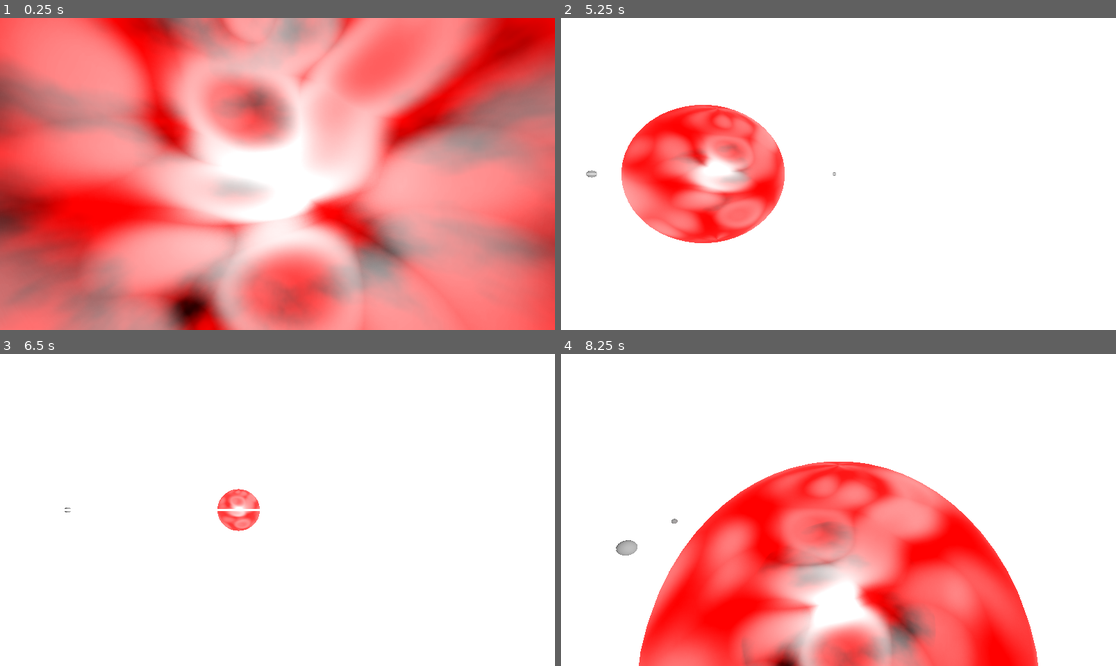
Above: before the commit, frames 1-4 (two rows, left to right).
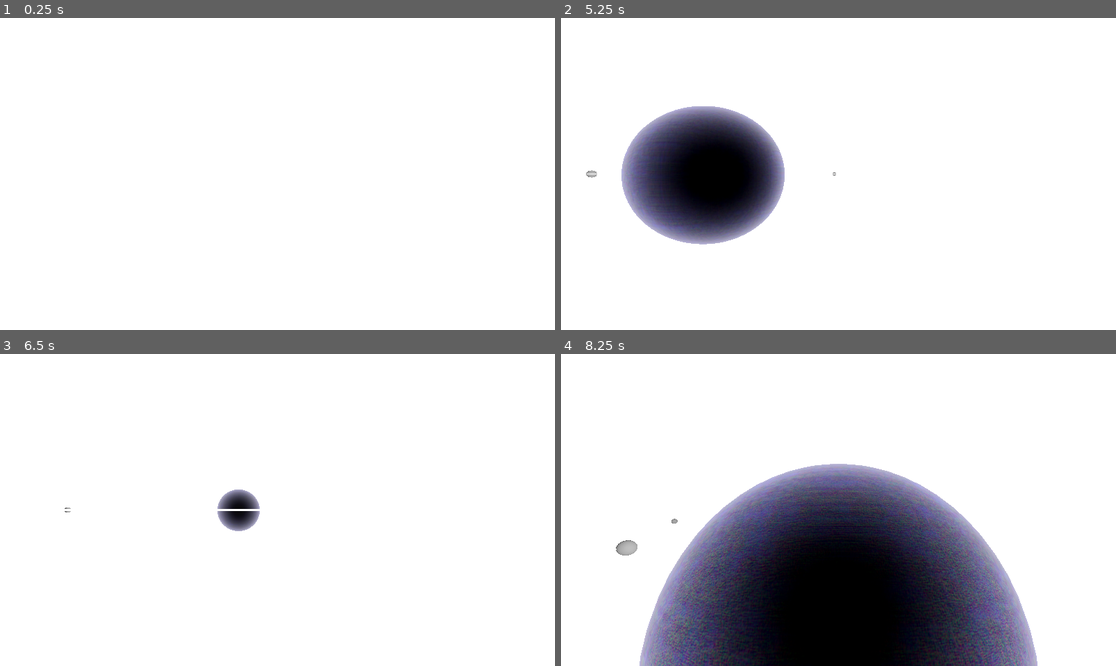
Above: after the commit, the same moments.

Repository: Pekersen/NFTL_Test_1.1
Game: Godot game, scene res://Main/main.tscn
The game is run twice, just before and just after one commit, with the same random seed, the same clock (stepped at 60 frames per second) and the same inputs.
Inputs (mouse positions are in pixels of both pictures, inside the frame that each line leads up to):
- Up to frame 1 (0.25 s): no input
- Up to frame 2 (5.25 s): tap Enter at 0.5 s; move the mouse to (960, 158) at 0.52 s; hold D (right) 0.53-1.25 s; hold 0 (camera_confine) 0.53-1.25 s; click (960, 158) at 0.67 s; drag from (727, 189) to (810, 236) at 1.27 s; move the mouse to (894, 105) at 2.02 s; hold D (right) 2.03-2.75 s; click (894, 105) at 2.1 s; drag from (810, 236) to (672, 127) at 2.77 s; move the mouse to (1005, 220) at 3.52 s; hold A (left) 3.53-4.25 s; tap Tab (return) at 3.6 s; drag from (672, 127) to (755, 96) at 4.27 s; move the mouse to (866, 174) at 5.02 s; hold S (back) from 5.03 s (still down); hold Shift (shift) from 5.03 s (still down); click (866, 174) at 5.17 s
- Up to frame 3 (6.5 s): release S (back) at 5.75 s; release Shift (shift) at 5.75 s; drag from (194, 432) to (166, 525) at 5.77 s
- Up to frame 4 (8.25 s): tap F (camera_reset) at 6.5, 8 s; move the mouse to (960, 494) at 6.52 s; hold W (forward) 6.53-7.25 s; hold Mouse wheel down (zoom_out) 6.53-7.25 s; drag from (727, 525) to (810, 572) at 7.27 s; move the mouse to (894, 441) at 8.02 s; hold S (back) from 8.03 s (still down); tap Y at 8.1 s

The runs differ from the first frame. In frame 1, 95% of the frame differs, in the area x 0-100%, y 0-100%; in frame 2, 10%; in frame 3, 0.8%; in frame 4, 36%.

Commit message:
(un)(c)shit(ter) star

Diff:
--- a/Celestial Objects/Stars/star.tscn
+++ b/Celestial Objects/Stars/star.tscn
@@ -6,7 +6,7 @@
 code = "// NOTE: Shader automatically converted from Godot Engine 4.2.1.stable's StandardMaterial3D.
 
 shader_type spatial;
-render_mode blend_mix,depth_draw_opaque,cull_front,diffuse_burley,specular_schlick_ggx;
+render_mode blend_mix,depth_draw_opaque,diffuse_burley,specular_schlick_ggx, shadows_disabled;
 uniform vec4 albedo : source_color;
 uniform sampler2D texture_albedo : source_color,filter_linear_mipmap,repeat_enable;
 uniform float point_size : hint_range(0,128);
@@ -84,51 +84,54 @@
 
 "
 
-[sub_resource type="NoiseTexture2D" id="NoiseTexture2D_0l6lw"]
+[sub_resource type="Gradient" id="Gradient_fi8c6"]
+offsets = PackedFloat32Array(0, 0.513889, 1)
+colors = PackedColorArray(0, 0, 0, 1, 0.873298, 0.873298, 0.873298, 1, 1, 1, 1, 1)
 
-[sub_resource type="FastNoiseLite" id="FastNoiseLite_lx5pe"]
+[sub_resource type="FastNoiseLite" id="FastNoiseLite_pa5cp"]
+noise_type = 4
+frequency = 0.0719
+fractal_type = 3
+fractal_ping_pong_strength = 3.2
+domain_warp_enabled = true
+domain_warp_type = 1
+domain_warp_amplitude = 10.0
+domain_warp_frequency = 1.0
+domain_warp_fractal_octaves = 8
+domain_warp_fractal_gain = 1.2
 
-[sub_resource type="NoiseTexture2D" id="NoiseTexture2D_3du0t"]
-noise = SubResource("FastNoiseLite_lx5pe")
-
-[sub_resource type="FastNoiseLite" id="FastNoiseLite_eoehy"]
-noise_type = 4
-seed = 7
-offset = Vector3(341.02, 0, 0)
-fractal_type = 3
-fractal_octaves = 3
-fractal_lacunarity = 1.2
-fractal_gain = 1.5
-fractal_weighted_strength = 0.18
-
-[sub_resource type="NoiseTexture2D" id="NoiseTexture2D_igu6y"]
-noise = SubResource("FastNoiseLite_eoehy")
+[sub_resource type="NoiseTexture2D" id="NoiseTexture2D_0ndpt"]
+seamless = true
+seamless_blend_skirt = 1.0
+as_normal_map = true
+bump_strength = 25.1
+color_ramp = SubResource("Gradient_fi8c6")
+noise = SubResource("FastNoiseLite_pa5cp")
 
 [sub_resource type="ShaderMaterial" id="ShaderMaterial_kfuav"]
 render_priority = 0
 shader = SubResource("Shader_5nekp")
-shader_parameter/albedo = Color(1, 0, 0, 1)
-shader_parameter/point_size = 1.0
-shader_parameter/roughness = 1.0
+shader_parameter/albedo = Color(0, 0, 0, 1)
+shader_parameter/point_size = 0.0
+shader_parameter/roughness = 0.0
 shader_parameter/metallic_texture_channel = null
-shader_parameter/specular = 0.5
+shader_parameter/specular = 0.0
 shader_parameter/metallic = 0.0
 shader_parameter/uv1_scale = Vector3(1, 1, 1)
 shader_parameter/uv1_offset = Vector3(0, 0, 0)
 shader_parameter/uv2_scale = Vector3(1, 1, 1)
 shader_parameter/uv2_offset = Vector3(0, 0, 0)
-shader_parameter/Glow_Power = 3.66
-shader_parameter/Lightness_Difference = 2.56
-shader_parameter/Sun_Color = Color(1, 0, 0, 1)
-shader_parameter/waveSpeed = 0.1
-shader_parameter/fresnel = 0.795
-shader_parameter/scale = 0.01
-shader_parameter/blendSharpness = 0.0
-shader_parameter/texture_albedo = SubResource("NoiseTexture2D_3du0t")
-shader_parameter/texture_roughness = SubResource("NoiseTexture2D_igu6y")
-shader_parameter/emission_noise = SubResource("NoiseTexture2D_0l6lw")
+shader_parameter/Glow_Power = 0.879
+shader_parameter/Lightness_Difference = 0.925
+shader_parameter/Sun_Color = Color(1, 1, 1, 1)
+shader_parameter/waveSpeed = 0.047
+shader_parameter/fresnel = 1.031
+shader_parameter/scale = 0.25
+shader_parameter/blendSharpness = 0.156
+shader_parameter/voronoi_noise = SubResource("NoiseTexture2D_0ndpt")
 
 [sub_resource type="SphereMesh" id="SphereMesh_f1oyn"]
+lightmap_size_hint = Vector2i(5, 0)
 material = SubResource("ShaderMaterial_kfuav")
 
 [sub_resource type="SphereShape3D" id="SphereShape3D_4mdgf"]
@@ -137,6 +140,8 @@
 script = ExtResource("1_81nsq")
 
 [node name="StarMesh" type="MeshInstance3D" parent="."]
+transform = Transform3D(1, 0, 0, 0, 1, 0, 0, 0, 1, 0, -0.0425976, 0)
+cast_shadow = 0
 mesh = SubResource("SphereMesh_f1oyn")
 
 [node name="StarCollision" type="CollisionShape3D" parent="."]
--- a/Generation/generate_system.gd
+++ b/Generation/generate_system.gd
@@ -59,6 +59,8 @@
 
 		orbit_sum += planetInstance.distance
 
+		print("Here: " + str(planetInstance.distance))
+
 		add_child(planetInstance)
 
 func initStarChildren():
--- a/Main/main.tscn
+++ b/Main/main.tscn
@@ -29,5 +29,5 @@
 
 [node name="System" type="Node3D" parent="."]
 script = ExtResource("4_synmx")
-num_planets_variance = Array[int]([2, 5])
+num_planets_variance = Array[int]([1, 5])
 num_astroids_variance = Array[int]([1, 3])
Not shown: 1 places in Celestial Objects/Stars/star.tscn that only renumber resources
